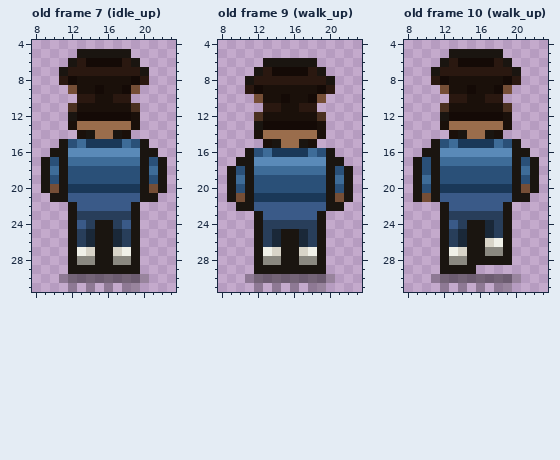
Two versions of one pixel-art file, public/sprites/agents/omar_hassan_sheet.aseprite. The picture above is the old version.
32x32 pixels, 11 frames. Colours within 5 levels of each other are drawn and written as one. Shown: old frame 7 (idle_up): x 8..23, y 4..31; old frame 9 (walk_up): x 8..23, y 4..31; old frame 10 (walk_up): x 8..23, y 4..31. The commit also changed other frames, which this record leaves out.
Now the later version:
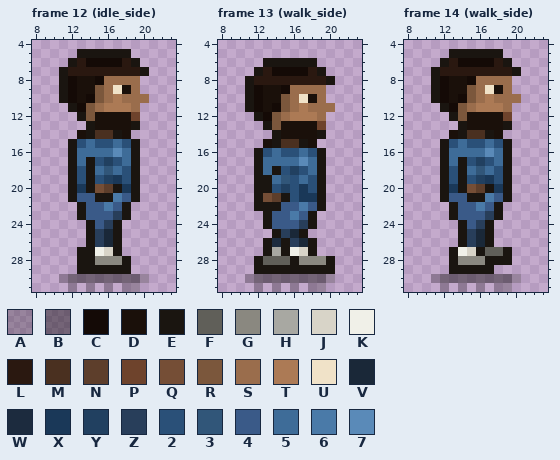
Palette (. is transparent): A #0a08063c  B #0a08066e  C #140a06  D #1a100a  E #1a1510  F #605f59  G #8a8880  H #a8a8a2  J #d8d4c8  K #f0f0e8  L #2a1810  M #4a3020  N #5d3e2b  P #6e432c  Q #754e36  R #7b573c  S #9a6d4c  T #ac7a55  U #f0e2c8  V #1a2838  W #1c2b3e  X #1a3858  Y #214060  Z #283e5a  2 #2a5078  3 #315679  4 #3a5a88  5 #3e6c98  6 #4a7aa8  7 #5a8ab8
A new or re-ordered frame is compared with the old frame closest to it.
Edits made:
frames 11 -> 16
Changed rows in their new state; - is an unchanged pixel.
Frame 12 (idle_side) is new; against old frame 7 (idle_up):
first column x 9:
 8 --E---CSSSS.--
 9 --EC--RSUDS---
10 --ECDCRSTSSS--
11 ---ECRSTTTS---
12 ---.ERDDDDP---
13 ---..EDDDDE---
14 ------MM------
15 --.E252252E.--
16 -..E5555-5E..-
17 ...E-E2Y2-E...
18 ...E-E535-E...
19 ...E-E-YX-E...
20 ...E-EQNE-E...
21 -..E--EE6-E..-
22 ---.E--6-E.---
23 ---.E444-E.---
24 ---..E4ZE..---
25 ---..EZVE..---
26 ---..EZVE..---
27 ---.EEKJE..---
28 ---.EEGG-E.---
29 ---.------.---
Frame 13 (walk_side) is new; against old frame 9 (walk_up):
first column x 9:
 9 --E---CSSSS.--
10 --EC--RSUDS---
11 --ECDCRSTSSS--
12 ---ECRSTTTS---
13 ---.ERDDDDP---
14 ---..EDDDDE---
15 ------MM------
16 --.E252252E.--
17 -..E5555-5E..-
18 ...E-E2Y2-E...
19 ...EE53-5-E...
20 ...EE-Y-X-E...
21 ...EQNE2--E...
22 -..EEE--6-E..-
23 ---.E--6-E.---
24 ---.E444-E.---
25 ---..EZVE..---
26 ---.EW-Z-E.---
27 ---.EH-K-E.---
28 ----FFF---GE--
29 -----------E--
Frame 14 (walk_side) is new; against old frame 10 (walk_up):
first column x 9:
 8 --E---CSSSS.--
 9 --EC--RSUDS---
10 --ECDCRSTSSS--
11 ---ECRSTTTS---
12 ---.ERDDDDP---
13 ---..EDDDDE---
14 ------MM------
15 --.E252252E.--
16 -..E5555-5E..-
17 ...E-E2Y2-E...
18 ...E-E535-E...
19 ...E-E-YX-E...
20 ...E-EQNE-E...
21 ...E--EE6-E..-
22 ---.E--6-E.---
23 ---.E444-E.---
24 ---..E4ZE..---
25 ---..EZVE..---
26 ---..EZVE..---
27 ---.EKJ-FF----
28 ---.E-GG------
29 ---.---EE-----
Boxes around the changes in both pictures, in picture pixels (x1, y1, x2, y2):
changed: (41, 76, 167, 274)
changed: (227, 85, 353, 274)
changed: (413, 76, 539, 274)
